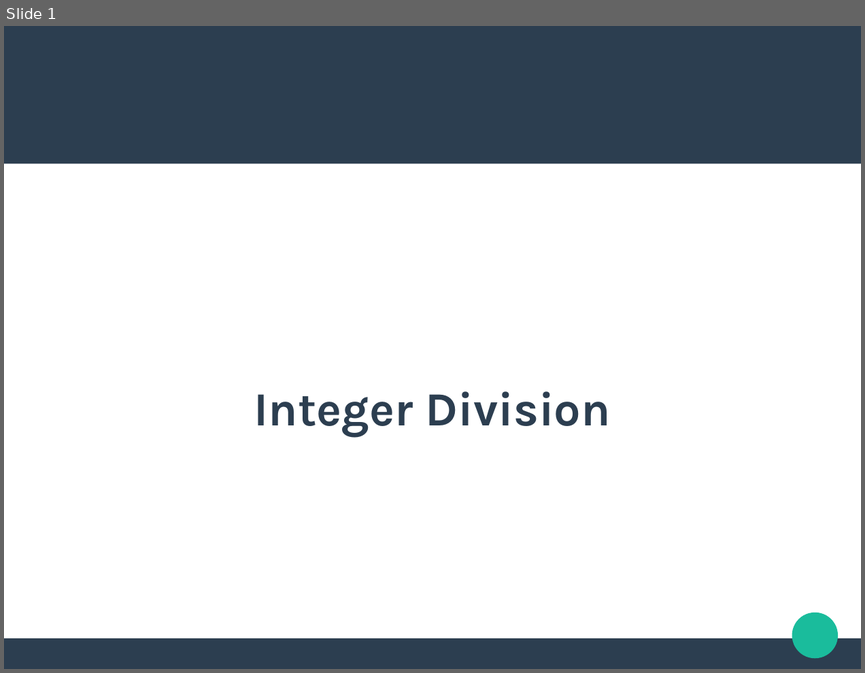
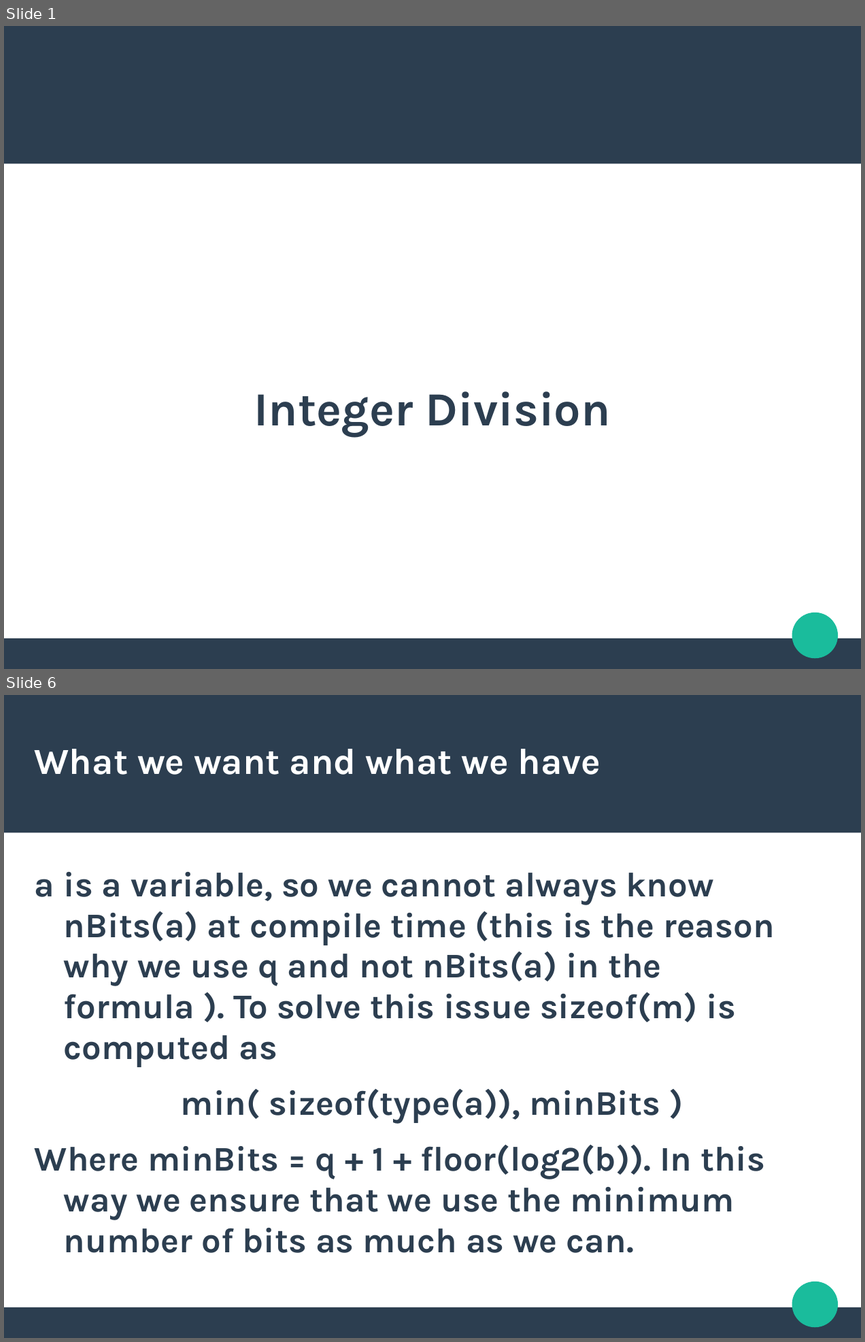
Before and after one commit to fusiled/dsdmProject, a slide deck: slides/slides3.odp. Shown one above the other, each under a label of ours: slide 1 before the commit, slides 1 and 6 after it; the slides between them are not shown. The pictures are 865x673 and 865x1342 pixels, drawn with LibreOffice and Linux fonts; fonts in the diff are those of the drawing. Boxes give left, top, right and bottom in pixels: in the first picture for what was removed or moved away, otherwise in the second. Text is boxed around its words. In the diff, an @@ line names an element or a change of style, - is before the commit and + after.

```diff
--- a/slides/slides3.odp
+++ b/slides/slides3.odp
@@ slide 6 added at (4, 695, 861, 1338), background #FFFFFF; not listed: 3 template elements that a slide beside it also shows @@
@@ title added at (35, 749, 601, 775), 34 pt, text #FFFFFF, bold @@
+What we want and what we have
@@ text added at (35, 872, 774, 1253), 32 pt, text #2C3E50, bold @@
+a is a variable, so we cannot always know nBits(a) at compile time (this is the reason why we use q and not nBits(a) in the formula ). To solve this issue sizeof(m) is computed as
+min( sizeof(type(a)), minBits )
+Where minBits = q + 1 + floor(log2(b)). In this way we ensure that we use the minimum number of bits as much as we can.
```
Also in this commit, not shown: 1 slide changed, 7 other slides added, 5 slides removed, 3 other files.
